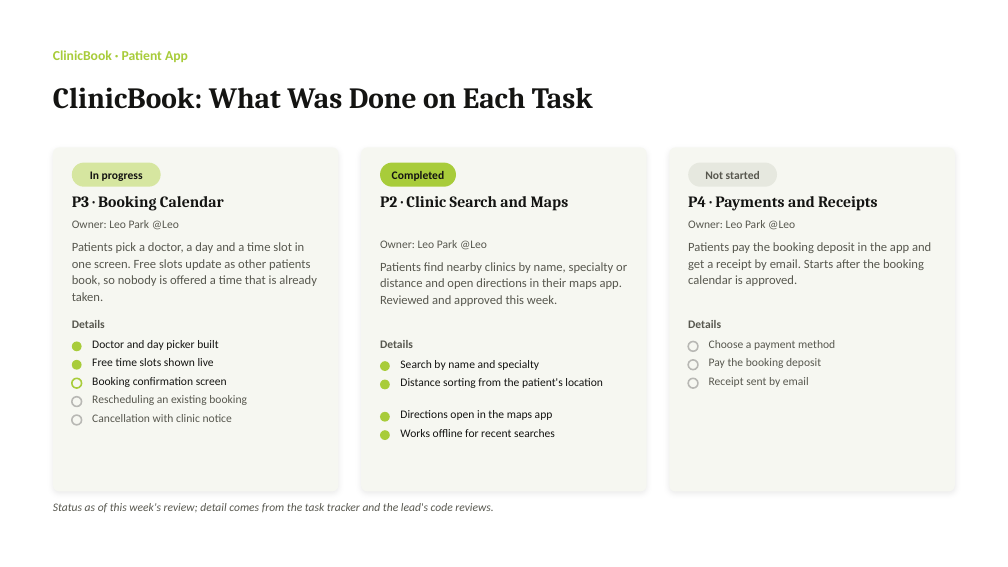
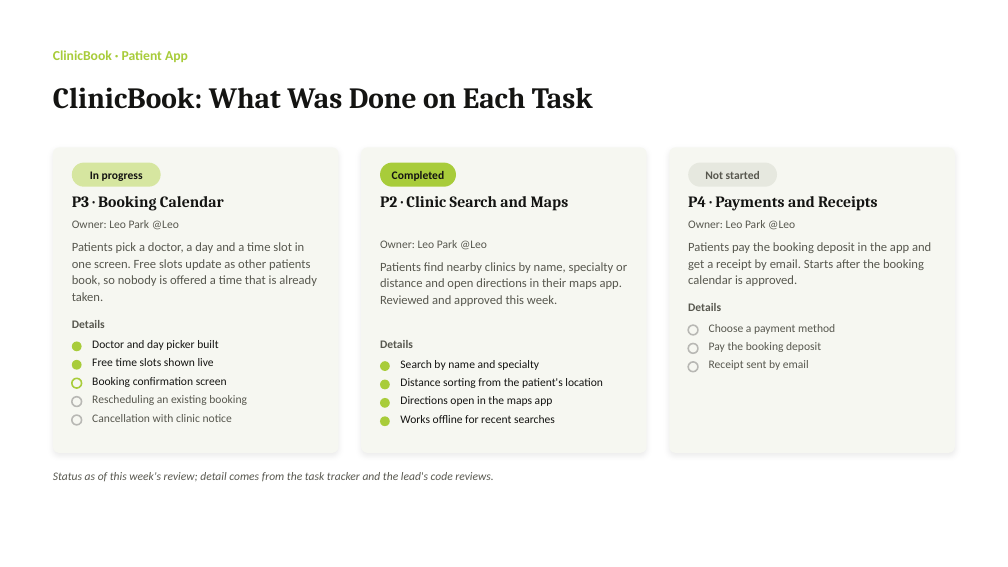
Before and after one commit to Showship/showship.github.io, a slide deck: slide 6 of src/assets/downloads/example-deck-modern.pptx. Drawn at 1008x567 pixels with LibreOffice and Linux fonts; fonts in the diff are those of the drawing. Boxes give left, top, right and bottom in pixels: in the first picture for what was removed or moved away, otherwise in the second. Text is boxed around its words. In the diff, an @@ line names an element or a change of style, - is before the commit and + after.

```diff
--- a/src/assets/downloads/example-deck-modern.pptx
+++ b/src/assets/downloads/example-deck-modern.pptx
@@ rounded rectangle: place and size @@
-rounded rectangle at [53,147,339,492]
+rounded rectangle at [53,147,339,453]
@@ rounded rectangle: place and size @@
-rounded rectangle at [361,147,647,492]
+rounded rectangle at [361,147,647,453]
@@ rounded rectangle: place and size @@
-rounded rectangle at [669,147,955,492]
+rounded rectangle at [669,147,955,453]
@@ 6 texts, 5 ellipses: place and size @@
-6 texts, 5 ellipses at [380,320,835,440]
+6 texts, 5 ellipses at [380,303,835,426]
@@ text "Status as of this week's ...": place and size @@
-text "Status as of this week's ..." at [53,503,493,513]
+text "Status as of this week's ..." at [53,472,493,482]
```
Also in this commit, not shown: 20 other files.
